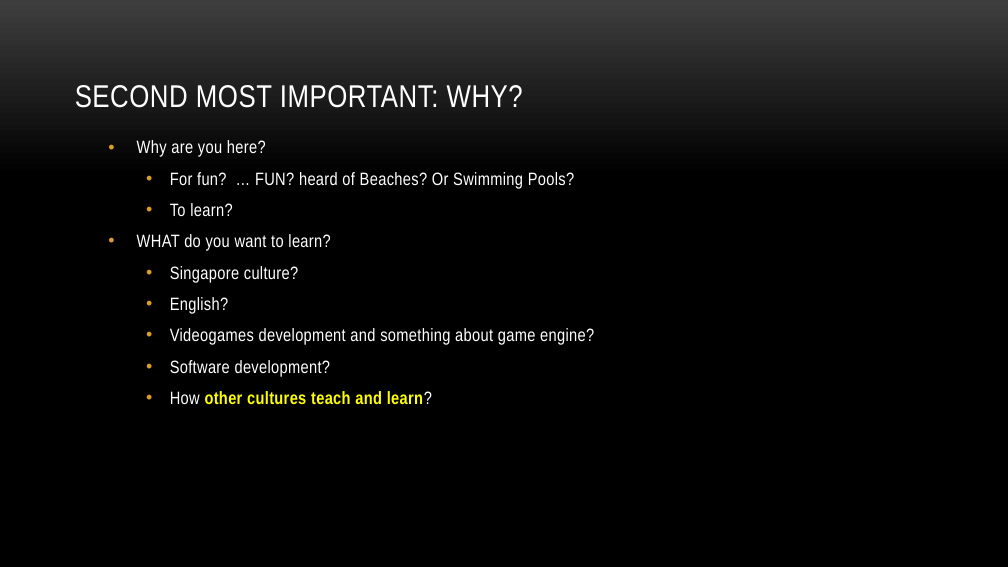
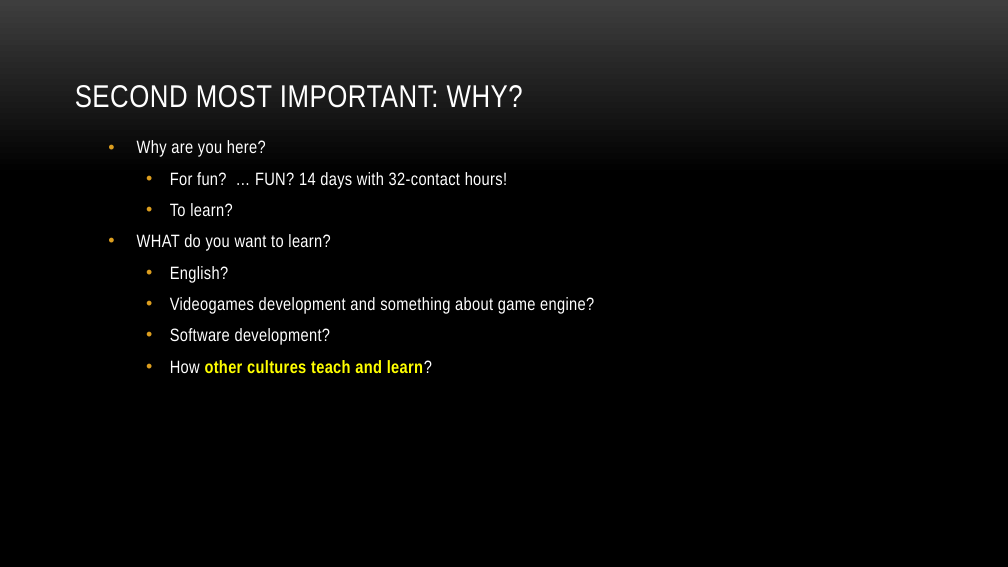
Before and after one commit to myuwbclasses/IntroGameDev-XJTU, a slide deck: slide 3 of PPT/Intro.pptx (slide 6 before the commit). Drawn at 1008x567 pixels with LibreOffice and Linux fonts; fonts in the diff are those of the drawing; background and template pictures are left out. Boxes give left, top, right and bottom in pixels: in the first picture for what was removed or moved away, otherwise in the second. Text is boxed around its words. In the diff, an @@ line names an element or a change of style, - is before the commit and + after.

```diff
--- a/PPT/Intro.pptx
+++ b/PPT/Intro.pptx
@@ text at [170,172,507,189]: text changed @@
-  • For fun? … FUN? heard of Beaches? Or Swimming Pools?
+  • For fun? … FUN? 14 days with 32-contact hours!
@@ text at [170,266,298,283]: paragraph removed @@
-  • Singapore culture?
```
Also in this commit, not shown: 6 other slides changed, 1 slide added, 3 slides removed, 3 other files.
